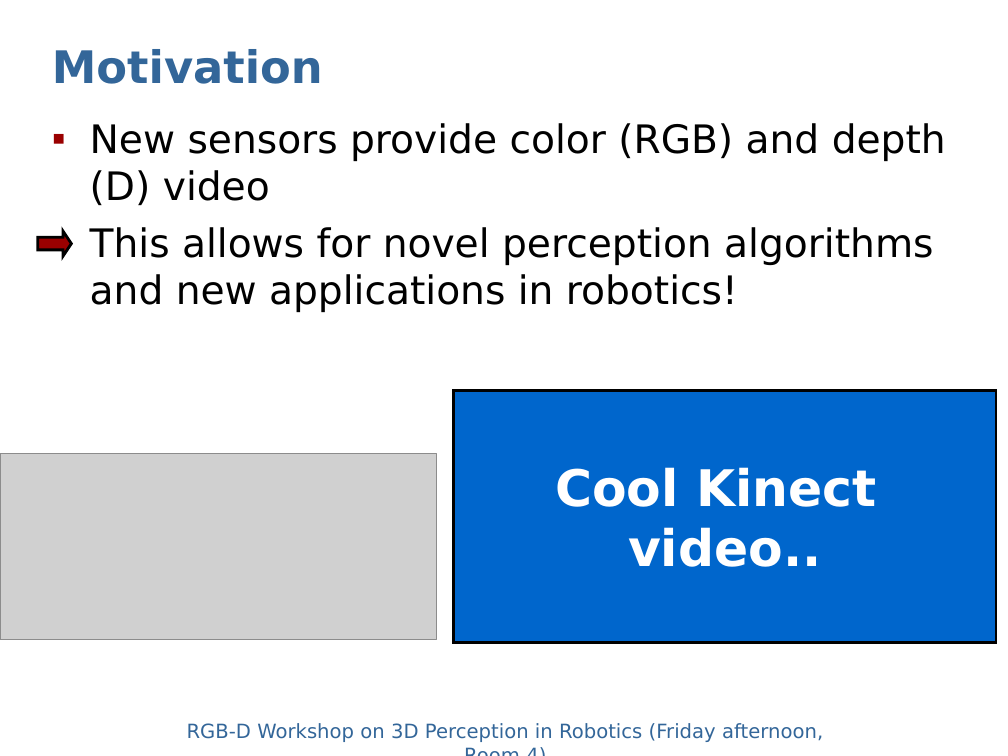
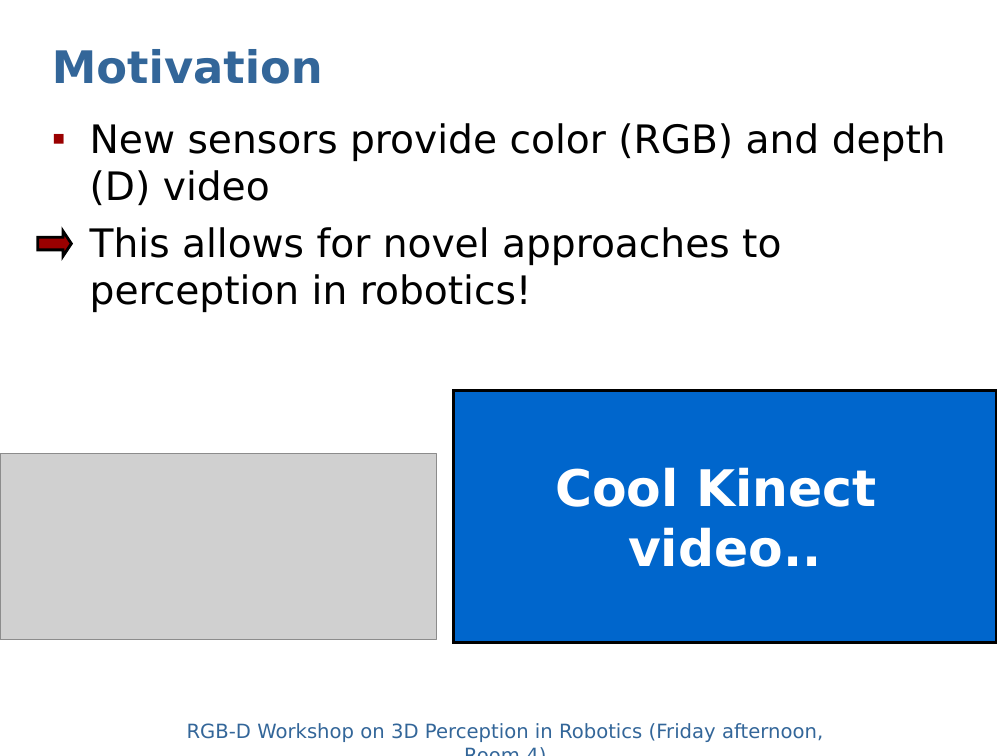
Before and after one commit to dejanpan/rgbd2011, a slide deck: slide 2 of presentations/sturm11rgbd.ppt. Drawn at 1008x756 pixels with LibreOffice and Linux fonts; fonts in the diff are those of the drawing; grey boxes stand for pictures. Boxes give left, top, right and bottom in pixels: in the first picture for what was removed or moved away, otherwise in the second. Text is boxed around its words. In the diff, an @@ line names an element or a change of style, - is before the commit and + after.

```diff
--- a/presentations/sturm11rgbd.ppt
+++ b/presentations/sturm11rgbd.ppt
@@ text at (90,227,781,312): text changed @@
-▪ This allows for novel perception algorithms and new applications in robotics!
+▪ This allows for novel approaches to perception in robotics!
```
Also in this commit, not shown: 1 other slide changed.
